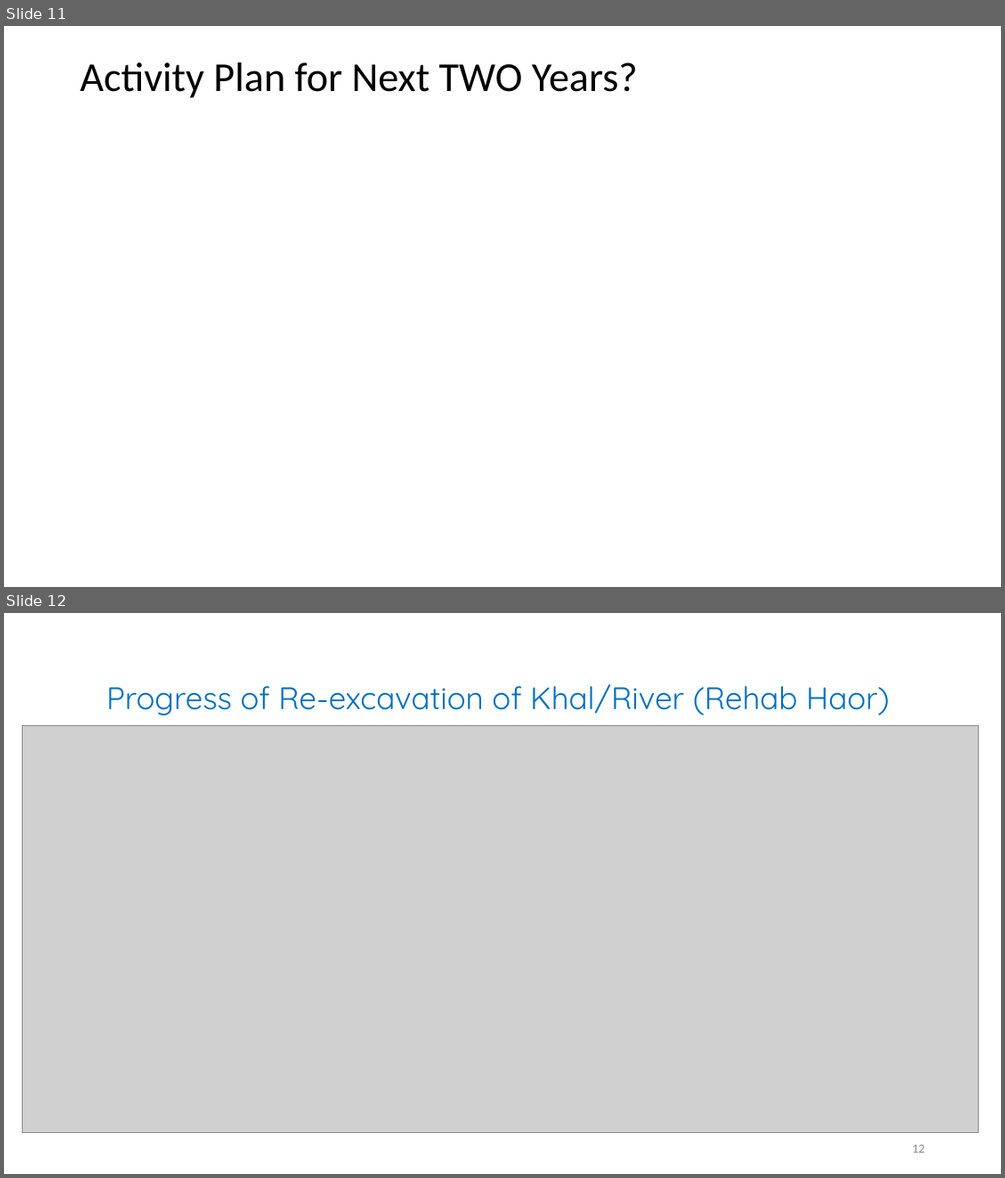
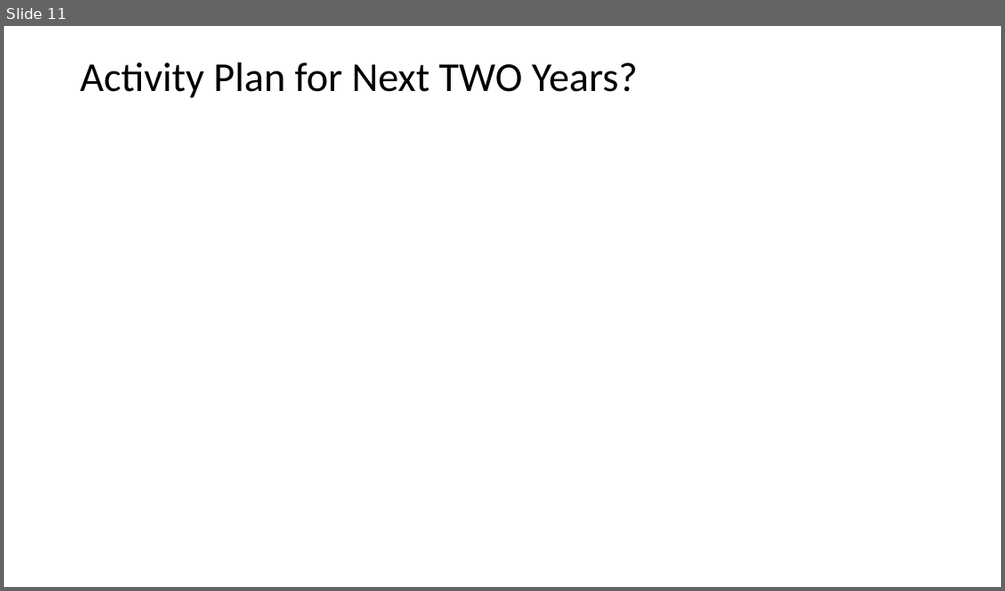
Before and after one commit to jakariapervez/cmis6, a slide deck: Civilworks cost/Work Schedule/PPT on Follow UP of JICA Meeting on 18_11_20202/Follow UP on JICA Meeting and Actions Required To Taken.pptx. Shown one above the other, each under a label of ours: slides 11 and 12 before the commit, slide 11 after it. The pictures are 1005x1178 and 1005x591 pixels, drawn with LibreOffice and Linux fonts; fonts in the diff are those of the drawing; grey boxes stand for pictures; background and template pictures are left out. Boxes give left, top, right and bottom in pixels: in the first picture for what was removed or moved away, otherwise in the second. Text is boxed around its words. In the diff, an @@ line names an element or a change of style, - is before the commit and + after.

```diff
--- a/Civilworks cost/Work Schedule/PPT on Follow UP of JICA Meeting on 18_11_20202/Follow UP on JICA Meeting and Actions Required To Taken.pptx
+++ b/Civilworks cost/Work Schedule/PPT on Follow UP of JICA Meeting on 18_11_20202/Follow UP on JICA Meeting and Actions Required To Taken.pptx
@@ slide 12 removed at (4, 613, 1001, 1174), background #FFFFFF @@
@@ title removed at (106, 684, 890, 715) @@
-Progress of Re-excavation of Khal/River (Rehab Haor)
@@ picture removed at (22, 725, 979, 1133) @@
@@ page number removed at (912, 1144, 924, 1152) @@
-12
```
Also in this commit, not shown: 2 slides changed, 1 slide added, 10 other slides removed, 3 other files.
